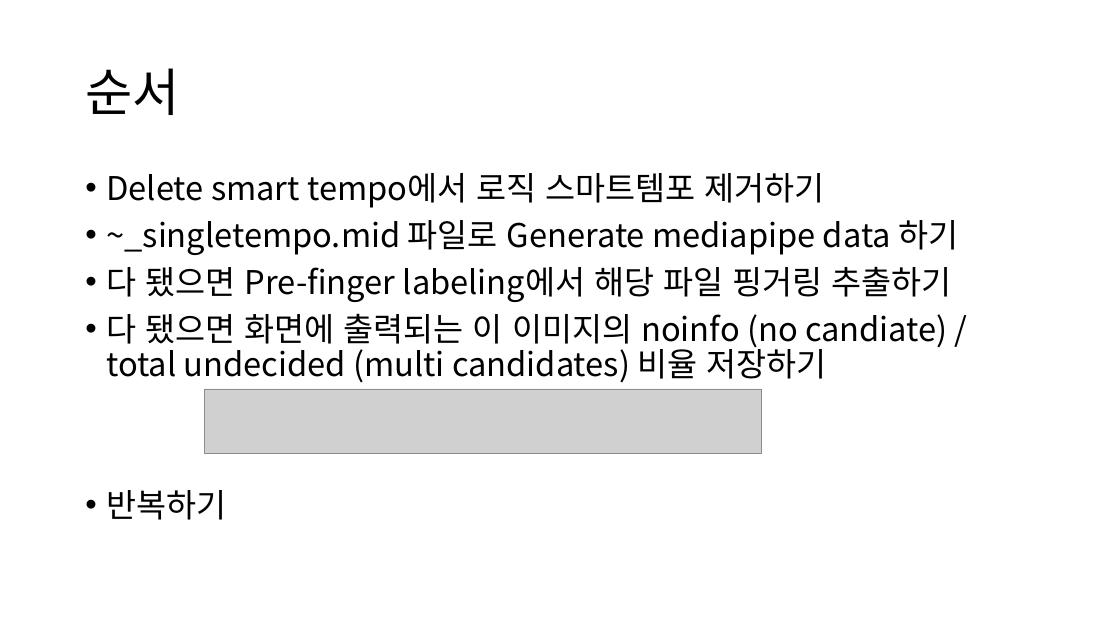
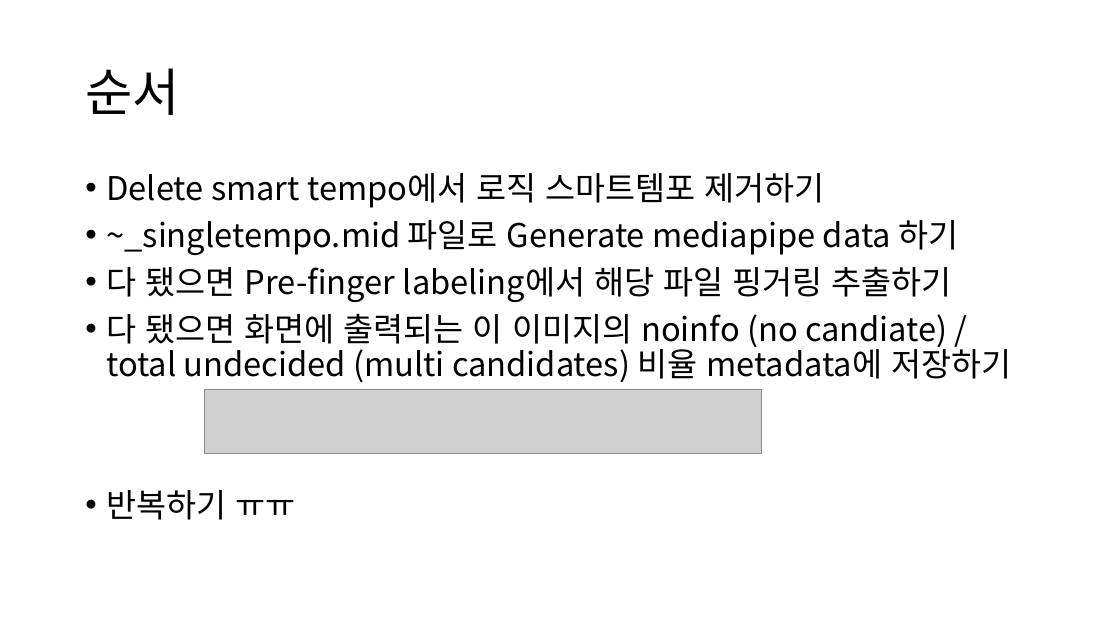
Before and after one commit to yonghyunk1m/PianoVAM-Code, a slide deck: slide 4 of Fingering detection code tutorial.pptx. Drawn at 1120x630 pixels with LibreOffice and Linux fonts; fonts in the diff are those of the drawing; grey boxes stand for pictures. Boxes give left, top, right and bottom in pixels: in the first picture for what was removed or moved away, otherwise in the second. Text is boxed around its words. In the diff, an @@ line names an element or a change of style, - is before the commit and + after.

```diff
--- a/Fingering detection code tutorial.pptx
+++ b/Fingering detection code tutorial.pptx
@@ text at [106, 313, 1011, 520]: text changed @@
-• 다 됐으면 화면에 출력되는 이 이미지의 noinfo (no candiate) / total undecided (multi candidates) 비율 저장하기
-• 반복하기
+• 다 됐으면 화면에 출력되는 이 이미지의 noinfo (no candiate) / total undecided (multi candidates) 비율 metadata에 저장하기
+• 반복하기 ㅠㅠ
```
Also in this commit, not shown: 2 other slides changed.
